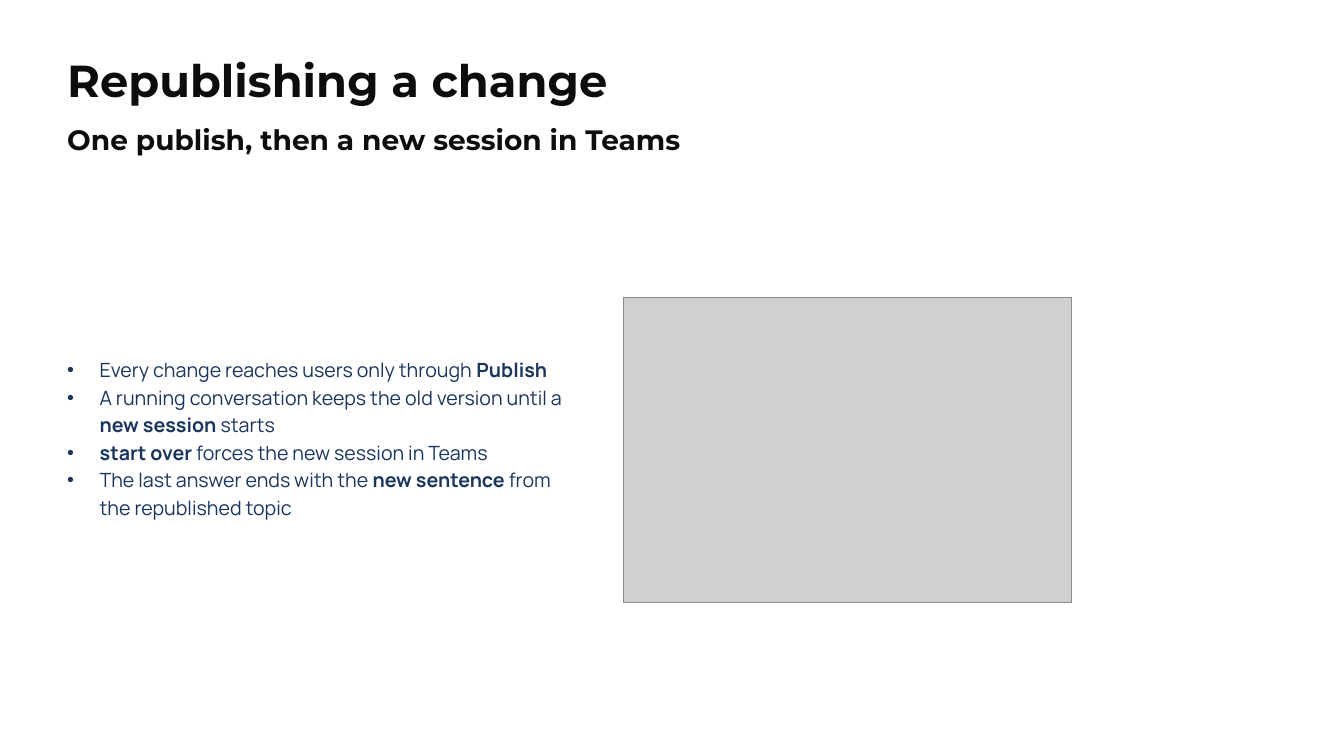
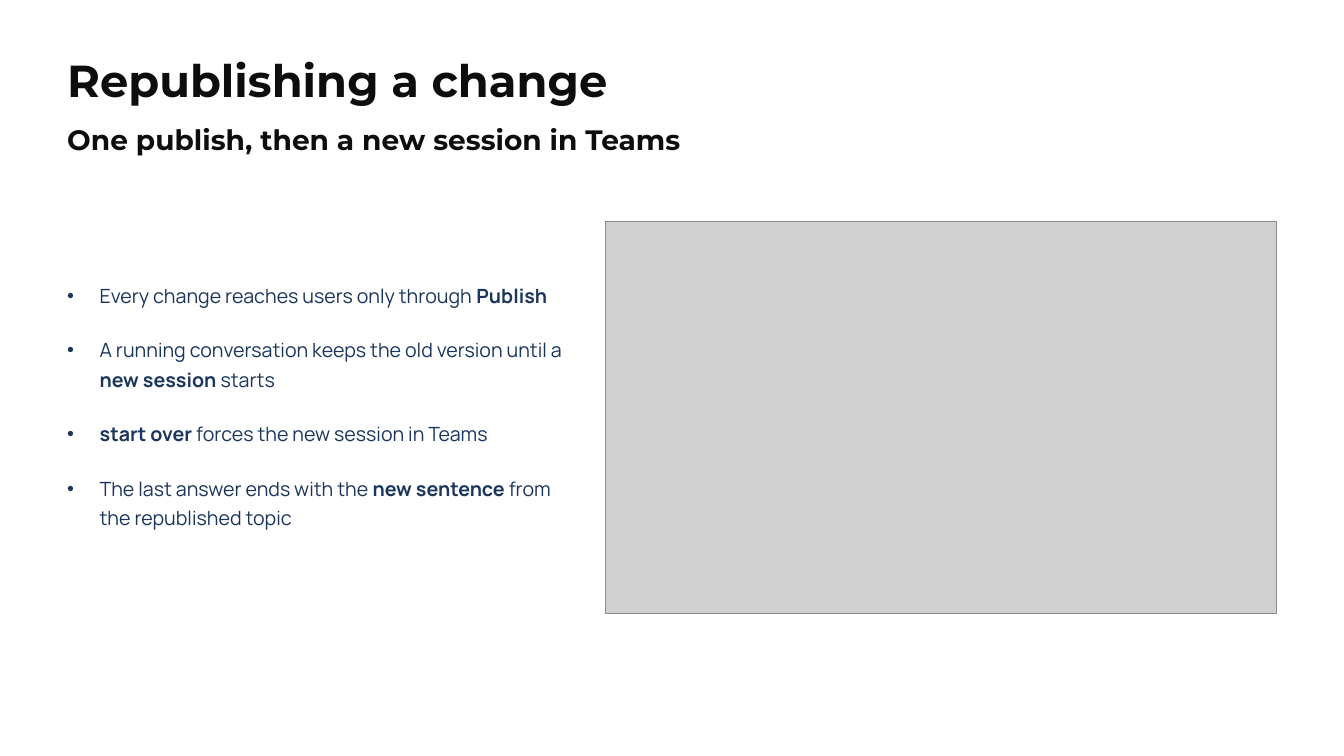
Before and after one commit to alexander-kastil/copilot-studio-agents, a slide deck: slide 13 of demos/07-cs-maintaining/pptx/07-cs-maintaining.pptx. Drawn at 1344x756 pixels with LibreOffice and Linux fonts; fonts in the diff are those of the drawing; grey boxes stand for pictures. Boxes give left, top, right and bottom in pixels: in the first picture for what was removed or moved away, otherwise in the second. Text is boxed around its words. In the diff, an @@ line names an element or a change of style, - is before the commit and + after.

```diff
--- a/demos/07-cs-maintaining/pptx/07-cs-maintaining.pptx
+++ b/demos/07-cs-maintaining/pptx/07-cs-maintaining.pptx
@@ picture: place and size @@
-picture at [623, 297, 1071, 602]
+picture at [605, 222, 1276, 614]
@@ text "Every change reaches users only ...": place and size @@
-text "Every change reaches users only ..." at [100, 362, 562, 520]
+text "Every change reaches users only ..." at [100, 288, 562, 497]
@@ text "Every change reaches users only ..." at [100, 288, 562, 497]: line spacing 1.17 to 1.25; more space between paragraphs @@
```
Also in this commit, not shown: 10 other slides changed, 39 other files.
